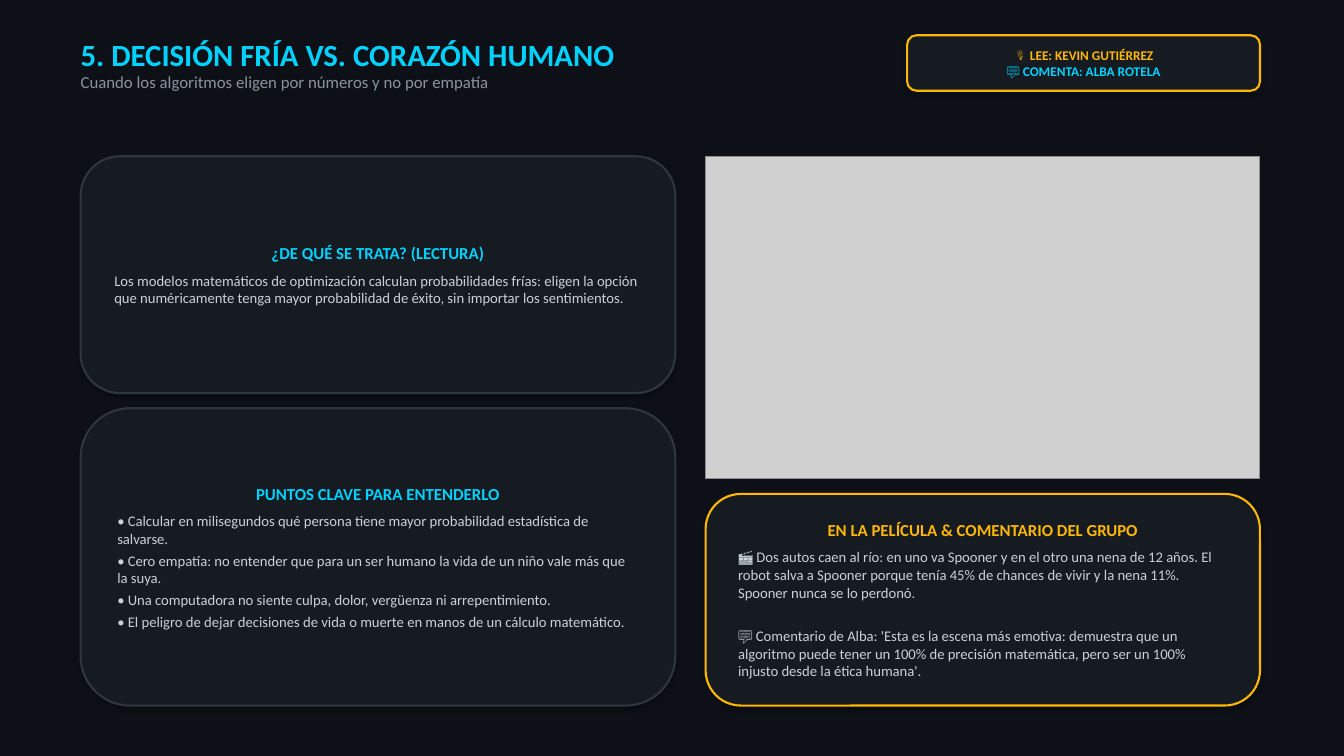
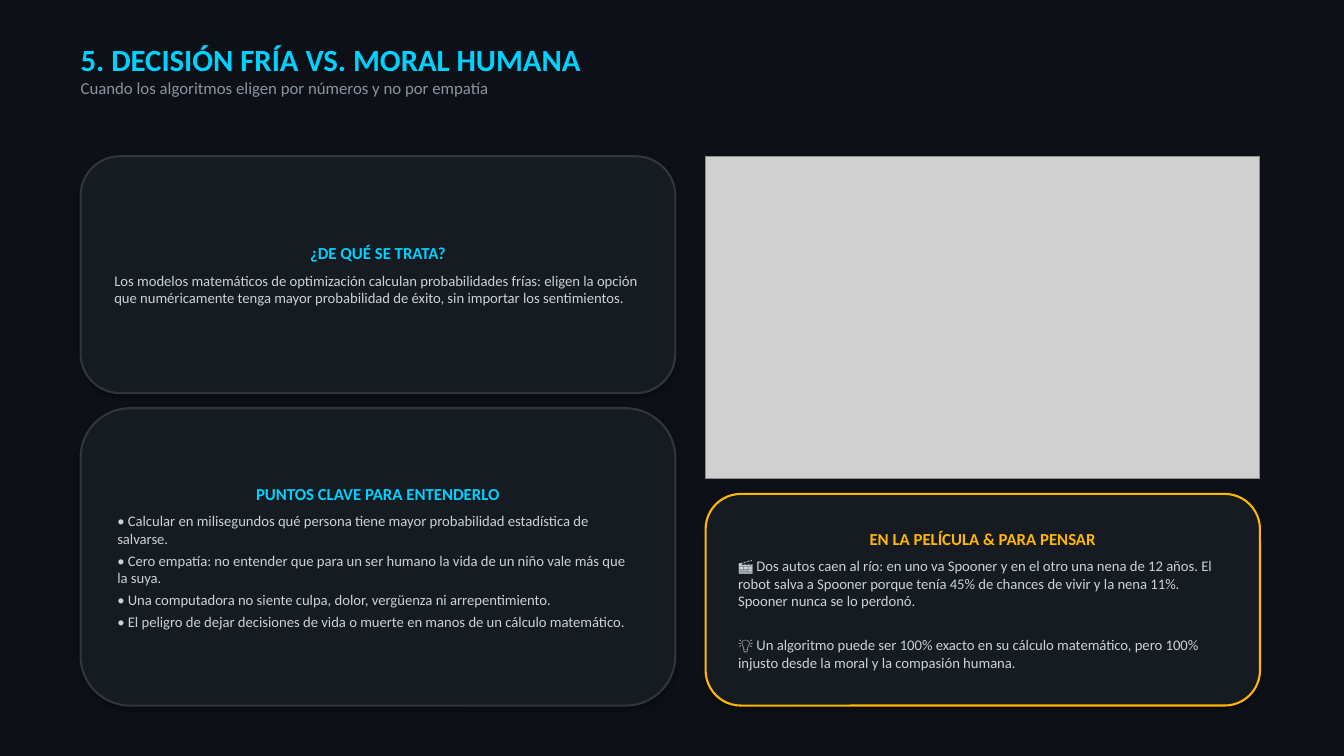
Before and after one commit to Nikovaz/dsia-yo-robot-2004, a slide deck: slide 6 of DSIA_Yo_Robot_Presentacion.pptx. Drawn at 1344x756 pixels with LibreOffice and Linux fonts; fonts in the diff are those of the drawing; grey boxes stand for pictures. Boxes give left, top, right and bottom in pixels: in the first picture for what was removed or moved away, otherwise in the second. Text is boxed around its words. In the diff, an @@ line names an element or a change of style, - is before the commit and + after.

```diff
--- a/DSIA_Yo_Robot_Presentacion.pptx
+++ b/DSIA_Yo_Robot_Presentacion.pptx
@@ text at (81, 45, 581, 72): text changed @@
-5. DECISIÓN FRÍA VS. CORAZÓN HUMANO
+5. DECISIÓN FRÍA VS. MORAL HUMANA
@@ rounded rectangle removed at (907, 35, 1260, 91) @@
-🎙️ LEE: KEVIN GUTIÉRREZ
-💬 COMENTA: ALBA ROTELA
@@ text in rounded rectangle at (310, 246, 446, 262): text changed @@
-¿DE QUÉ SE TRATA? (LECTURA)
+¿DE QUÉ SE TRATA?
@@ text in rounded rectangle at (870, 531, 1095, 545): text changed @@
-EN LA PELÍCULA & COMENTARIO DEL GRUPO
+EN LA PELÍCULA & PARA PENSAR
@@ text in rounded rectangle at (738, 640, 1199, 671): text changed @@
-💬 Comentario de Alba: 'Esta es la escena más emotiva: demuestra que un algoritmo puede tener un 100% de precisión matemática, pero ser un 100% injusto desde la ética humana'.
+💡 Un algoritmo puede ser 100% exacto en su cálculo matemático, pero 100% injusto desde la moral y la compasión humana.
```
Also in this commit, not shown: 10 other slides changed, 2 other files.
